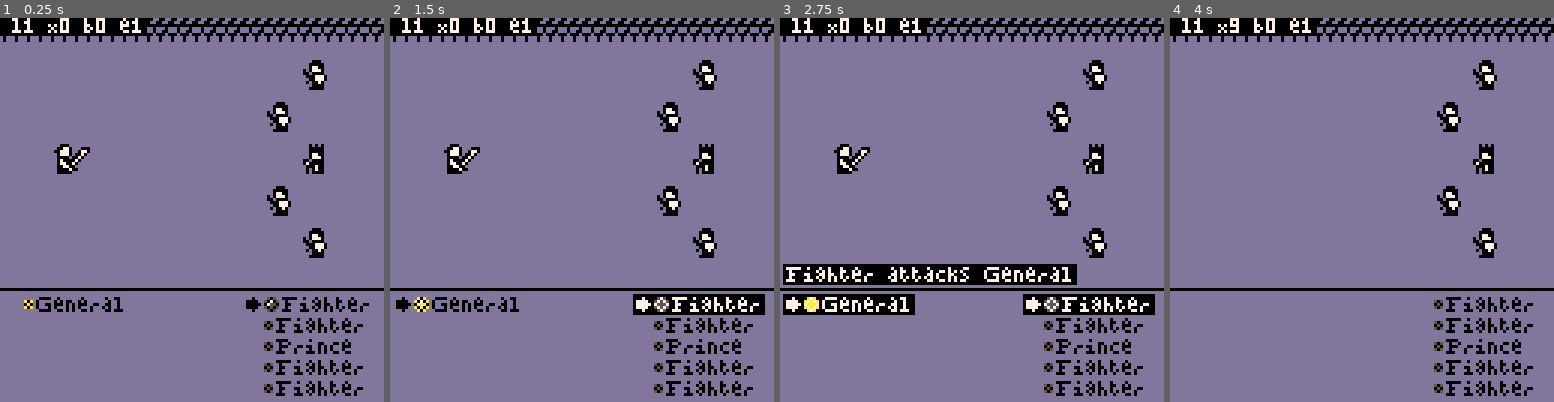
Above: before the commit, frames 1-4 (left to right).
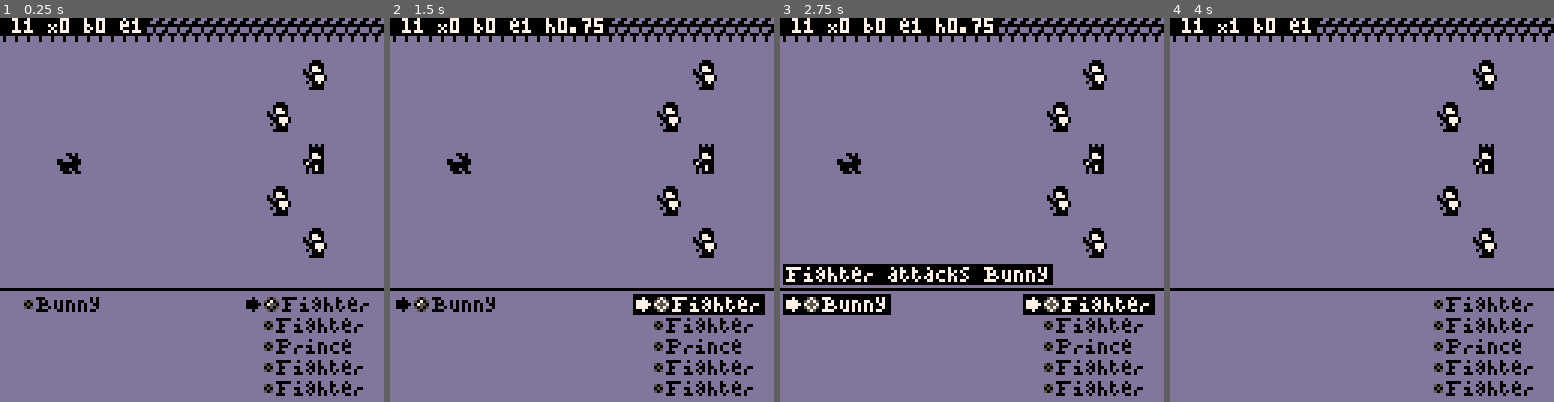
Above: after the commit, the same moments.

Repository: JohnAdamZiolkowski/Pico8-Hive
Game: PICO-8 cartridge prince/prince.p8
Same seed, same stepped clock (60 frames per second), same inputs: the game is played once before the commit and once after it.
Inputs:
- Up to frame 1 (0.25 s): no input
- Up to frame 2 (1.5 s): tap X (X key) at 0.33, 1.07 s; tap O (Z key) at 0.7 s
- Up to frame 3 (2.75 s): hold Right 1.6-2.1 s; tap O (Z key) at 1.7, 2.1, 2.5 s; tap X (X key) at 1.85 s; hold Up 2.15-2.42 s; hold Right from 2.47 s (still down)
- Up to frame 4 (4 s): tap O (Z key) at 2.9, 3.3, 3.7 s; tap X (X key) at 2.97 s; release Right at 3.03 s; hold Left 3.08-3.58 s; hold Down 3.63-3.97 s

The runs differ from the first frame. In frame 1, 0.6% of the frame differs, in the area x 6-33%, y 32-77%; in frame 2, 1.2%; in frame 3, 2.0%, in the area x 6-78%, y 0-78%; in frame 4, less than 0.1%.

Commit message:
draw chance of hit with other stats

Diff:
--- a/prince/prince.p8
+++ b/prince/prince.p8
@@ -173,7 +173,7 @@
 	{i=8, n="^rand ^enemy",
 	 o={"^off", "^on"},
  	v={false, true},
-	 s=2},//1},
+	 s=1},
 	{i=9, n="^hit chance",
 	 o={"^on", "^hit", "^miss"},
  	v={"on", true, false},
@@ -181,7 +181,7 @@
 	{i=10, n="^game over",
 	 o={"^new", "^cont."},
  	v={false, true},
-	 s=2},
+	 s=1}//2},
 }
 
 function set_up_settings()
@@ -638,6 +638,38 @@
  end
 end
 
+function get_hit_chance(attacker, target)
+ if not attacker then return end
+ if not target then return end
+ if not target.t then return end
+
+	local attack_element = element_by_n(attacker.stats.e)
+	local target_element = element_by_n(target.t.stats.e)
+	local t_e_i = target_element.i
+	local multiplier_char = sub(attack_element.o, t_e_i, t_e_i)
+	local chance
+
+	if multiplier_char == "1" then
+	 chance = 0.25
+	elseif multiplier_char == "2" then
+	 chance = 0.375
+	elseif multiplier_char == "4" then
+	 chance = 0.5
+	elseif multiplier_char == "6" then
+	 chance = 0.625
+	elseif multiplier_char == "8" then
+	 chance = 0.75
+	else
+	 assert(false, chance)
+	end
+
+ if is_fighter(attacker.i) then
+  chance = 1-((1-chance) * (1-chance))
+ end
+
+ return chance
+end
+
 function attack()
  attack_ticks = 0
 
@@ -690,7 +722,7 @@
      hit = rnd(1) < chance
     end
    elseif is_prince(attacker.i) then
-    if hit then
+    if hit and turn==arena.party then
      attacker.stats.e = target.t.stats.e
      local unlocking_element = element_by_n(target.t.stats.e)
      if not linc(unlocked_elements, unlocking_element) then
@@ -1210,12 +1242,18 @@
  state = "element_chart"
 
  local chart =
- {{x=-3, y=-1},{x=-3, y=1},
-  {x=3, y=-1},{x=3, y=1},
-  {x=0, y=-2},{x=1, y=-1},
-  {x=2, y=-0},{x=1, y=1},
-  {x=0, y=2},{x=-1, y=1},
-  {x=-2, y=0},{x=-1, y=-1}}
+ {{x=-3, y=-1},//none
+  {x= 0, y=-2},//fire
+  {x= 2, y= 0},//air
+  {x= 0, y= 2},//water
+  {x=-2, y= 0},//earth
+  {x= 1, y=-1},//elec
+  {x= 1, y= 1},//ice
+  {x=-1, y= 1},//plant
+  {x=-1, y=-1},//blood
+  {x= 3, y=-1},//light
+  {x= 3, y= 1},//dark
+  {x=-3, y= 1}}//holy
 
  local chart_x = 80
  local chart_y = 48
@@ -1375,6 +1413,17 @@
  message = message.." x"..arena.party.score
  message = message.." b"..arena.party.battles
  message = message.." e"..#unlocked_elements
+
+ if cur and cur.l and cur.l == opposition(turn) and cur.s and cur.s.i then
+  local attacker = lget(turn,cur.s.i)
+  //assert(false, attacker)
+  local main_target = {t=lget(opposition(turn),cur.i)}
+
+  local hit_chance = get_hit_chance(attacker, main_target)
+  if hit_chance then
+   message = message.." h"..hit_chance
+  end
+ end
  print(message, 0, 0, white, black)
 end
 
